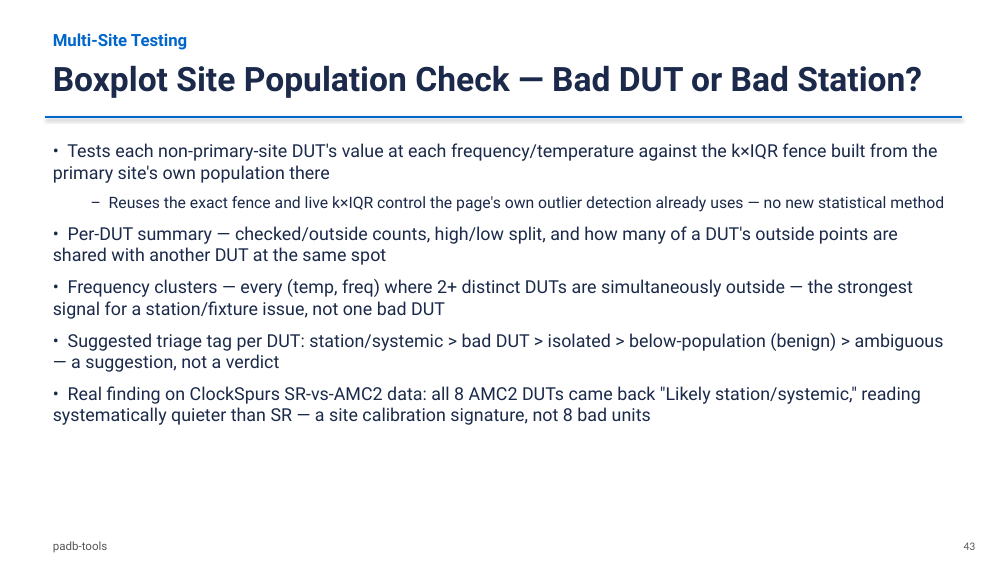
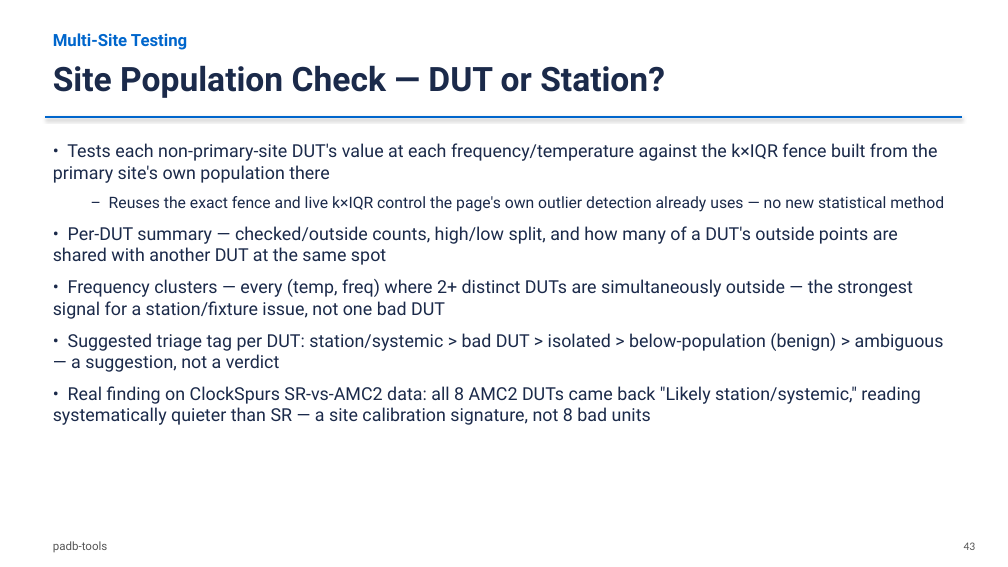
Before and after one commit to damurray/padb-tools, a slide deck: slide 43 of PADB_Simple_and_Interactive.pptx. Drawn at 1008x567 pixels with LibreOffice and Linux fonts; fonts in the diff are those of the drawing. Boxes give left, top, right and bottom in pixels: in the first picture for what was removed or moved away, otherwise in the second. Text is boxed around its words. In the diff, an @@ line names an element or a change of style, - is before the commit and + after.

```diff
--- a/PADB_Simple_and_Interactive.pptx
+++ b/PADB_Simple_and_Interactive.pptx
@@ text at [53, 65, 665, 98]: text changed @@
-Boxplot Site Population Check — Bad DUT or Bad Station?
+Site Population Check — DUT or Station?
```
